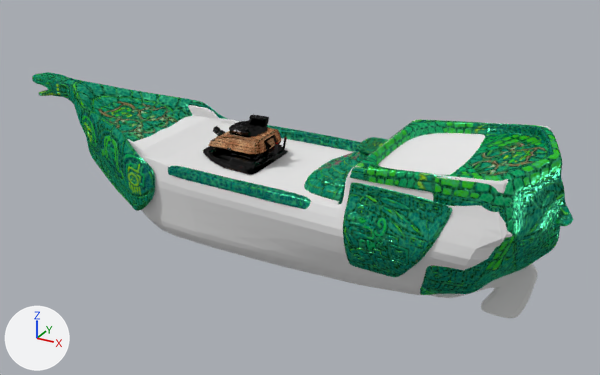
The Blender file External Assets/Models/aztecShip.blend as it was, and as the next commit left it.
Rendered twice from a 50 mm lens placed at (5.63, -9.95, 5.13), pointed at (0.19, -0.07, 0.19). The axes (+X, +Y, +Z) are drawn at lower left. The lights are the same throughout.

Names of what the first picture shows: 'aztecStone', 'shipBase', 'turret hardpoint'.
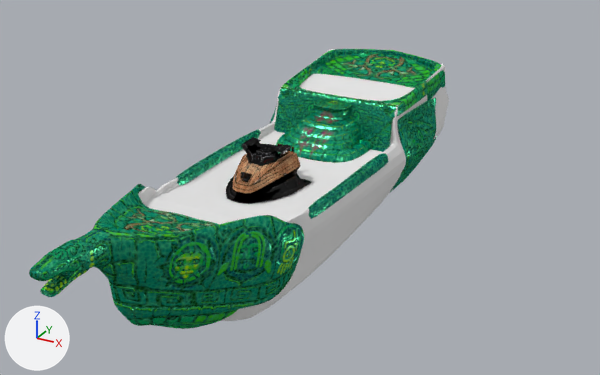
Where the change shows, as pixel boxes (x1, y1, x2, y2) in the pictures (600 x 375 px):
'aztecStone', mesh turned, modifiers changed: before (32, 72, 573, 295); after (29, 49, 445, 329)
'shipBase', mesh turned, modifiers changed: before (128, 105, 550, 318); after (138, 49, 449, 321)
'turret hardpoint', reshaped, modifiers changed (13% taller): before (203, 115, 288, 174); after (226, 137, 311, 204)

The change in detail:
me_cube_003 has 1287 vertices, 1153 faces and spans x -5.04..4.08, y -1.3..0.0, z -1.03..1.37.
me_cube_003 is used by ob_aztecstone; location (0.0, 0.0, 0.0).
me_cube_003 part 1: the whole mesh is turned 90 degrees about the z axis through the mesh origin.
me_cube_002 is used by ob_turret_hardpoint; location (0.0, 0.0, 0.0); rotation (0.0, 0.0175, 0.0), in degrees (0, 1, 0); scale (1.28, 1.28, 2.13).
me_cube_002 had 1407 vertices, 1318 faces and spanned x -1.175..-0.115, y -0.431..0.0, z 0.176..0.484.
me_cube_002 now has 1405 vertices, 1317 faces and spans x -0.013..0.424, y -1.169..-0.104, z 0.179..0.49.
me_cube_002 part 2: 1407 vertices removed from x -1.175..-0.115, y -0.431..0.0, z 0.176..0.484; 1405 vertices added at x -0.013..0.424, y -1.169..-0.104, z 0.179..0.49.
me_cube_001 has 1828 vertices, 1750 faces and spans x -4.1..3.84, y -1.25..0.0, z -1.15..1.34.
me_cube_001 is used by ob_shipbase; location (0.0, 0.0, 0.0).
me_cube_001 part 3: the whole mesh is turned 90 degrees about the z axis through the mesh origin.
Object 'aztecStone' (ob_aztecstone) has a MIRROR modifier named 'Mirror'.
Modifier setting removed (it was use_axis = (False, True, False)).
Object 'turret hardpoint' (ob_turret_hardpoint) has a MIRROR modifier named 'Mirror'.
Modifier setting removed (it was use_axis = (False, True, False)).
Object 'shipBase' (ob_shipbase) has a MIRROR modifier named 'Mirror'.
Modifier setting removed (it was use_axis = (False, True, False)).
